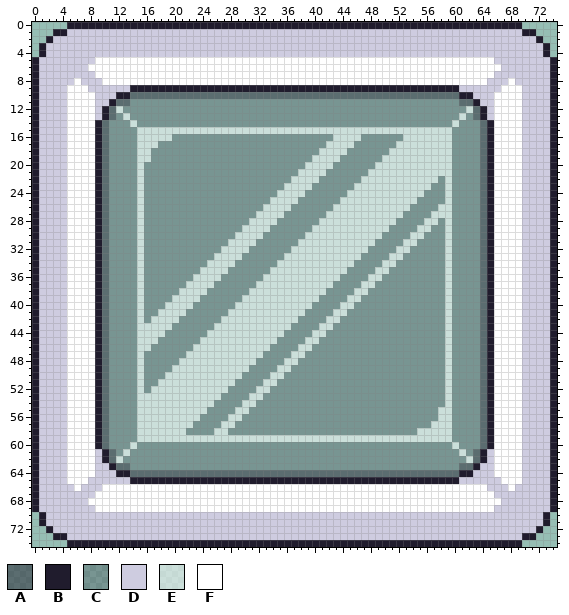
Two states of a pixel-art file, Assets/Sprites/UI/Items Obtained/base.aseprite. The picture above is the old version.
75x75 pixels, 1 frame.
Palette (. is transparent): A #201c2d80  B #201c2d  C #201c2d40  D #cecce0  E #ffffff80  F #ffffff
New version:
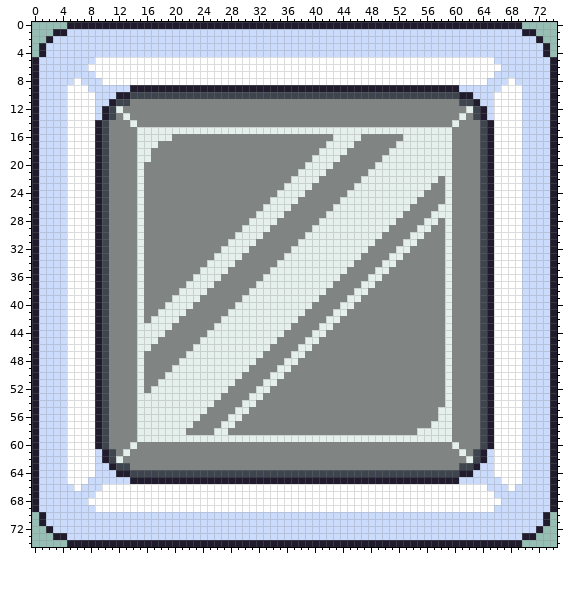
What changed:
@@ palette @@
-A #201c2d80
+A #201c2dbf
-C #201c2d40
+C #787272bf
-D #cecce0
+D #cbdbfc
-E #ffffff80
+E #ffffffbf
